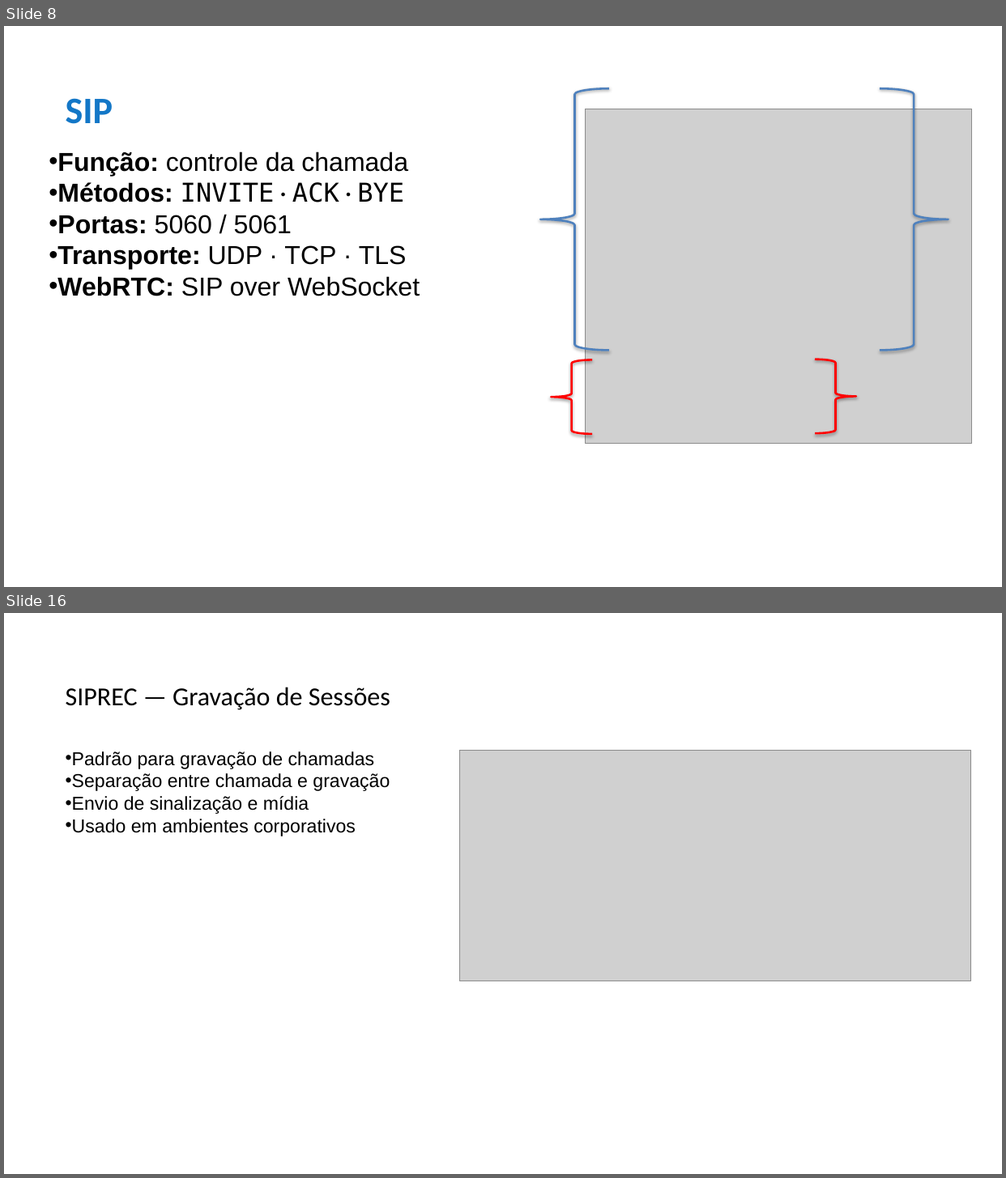
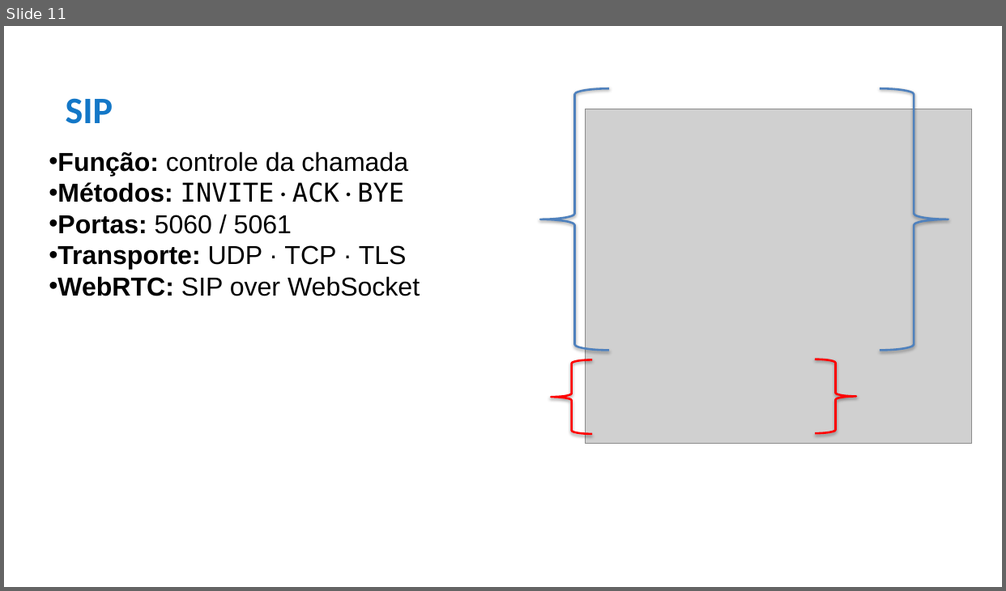
Before and after one commit to maiconrogerrosario/siprec_server, a slide deck: Arquitetura de Telefonia.pptx. Shown one above the other, each under a label of ours: slides 8 and 16 before the commit, slide 11 after it; the slides between them are not shown. The pictures are 1006x1178 and 1006x591 pixels, drawn with LibreOffice and Linux fonts; fonts in the diff are those of the drawing; grey boxes stand for pictures. Boxes give left, top, right and bottom in pixels: in the first picture for what was removed or moved away, otherwise in the second. Text is boxed around its words. In the diff, an @@ line names an element or a change of style, - is before the commit and + after.

```diff
--- a/Arquitetura de Telefonia.pptx
+++ b/Arquitetura de Telefonia.pptx
@@ slide 16 removed at <box>4,613,1002,1174</box>, background #FFFFFF @@
@@ text removed at <box>66,687,390,710</box> @@
-SIPREC — Gravação de Sessões
@@ text removed at <box>66,752,390,837</box> @@
-• Padrão para gravação de chamadas
-• Separação entre chamada e gravação
-• Envio de sinalização e mídia
-• Usado em ambientes corporativos
@@ picture removed at <box>459,750,970,981</box> @@
@@ what was slide 8 is now slide 11 @@
```
Also in this commit, not shown: 15 slides changed, 6 slides added, 2 other slides removed.
